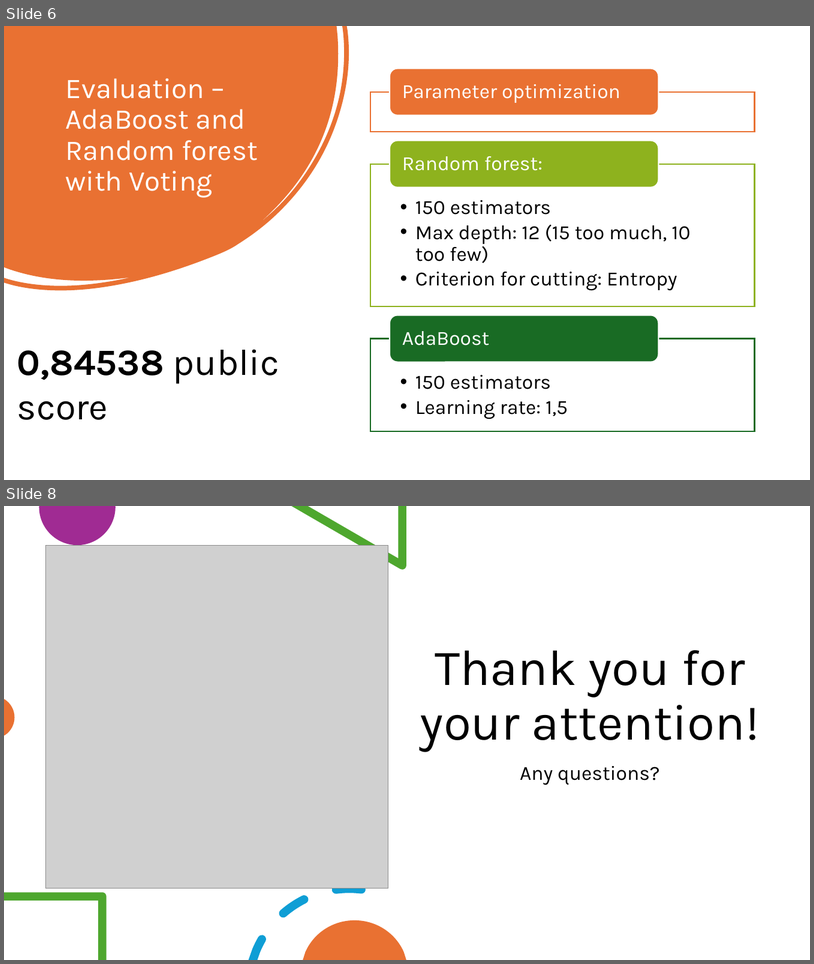
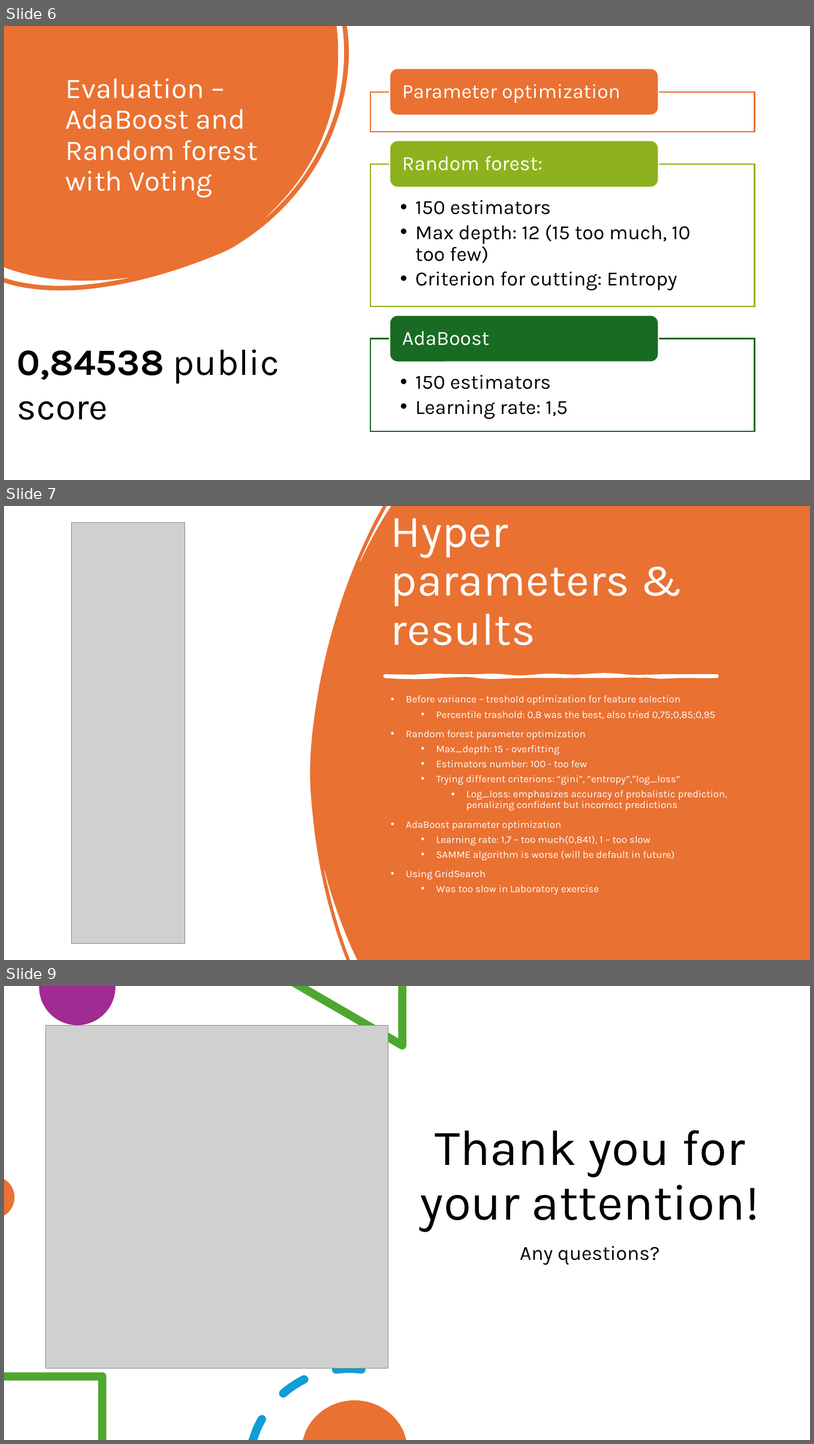
Before and after one commit to KissDanielMark/CustomerAnalytics_Competition, a slide deck: Presentation1.pptx. Shown one above the other, each under a label of ours: slides 6 and 8 before the commit, slides 6, 7 and 9 after it; the slides between them are not shown. The pictures are 814x964 and 814x1444 pixels, drawn with LibreOffice and Linux fonts; fonts in the diff are those of the drawing; grey boxes stand for pictures. Boxes give left, top, right and bottom in pixels: in the first picture for what was removed or moved away, otherwise in the second. Text is boxed around its words. In the diff, an @@ line names an element or a change of style, - is before the commit and + after.

```diff
--- a/Presentation1.pptx
+++ b/Presentation1.pptx
@@ slide 7 added at (4,506,810,960), background #FFFFFF @@
@@ picture added at (72,522,185,943) @@
@@ freeform shape added at (310,506,810,960), fill #E97132 @@
@@ title added at (391,518,630,645), 54 pt, text #FFFFFF @@
+Hyper parameters & results
@@ freeform shape added at (385,675,718,676), fill #FFFFFF, outline #FFFFFF 3 pt @@
@@ text added at (406,695,728,894), 12 pt, text #FFFFFF @@
+• Before variance – treshold optimization for feature selection
+  • Percentile trashold: 0,8 was the best, also tried 0,75;0,85;0,95
+• Random forest parameter optimization
+  • Max_depth: 15 - overfitting
+  • Estimators number: 100 - too few
+  • Trying different criterions: “gini”, “entropy”,”log_loss”
+    • Log_loss: emphasizes accuracy of probalistic prediction, penalizing confident but incorrect predictions
+• AdaBoost parameter optimization
+  • Learning rate: 1,7 – too much(0,841), 1 – too slow
+  • SAMME algorithm is worse (will be default in future)
+• Using GridSearch
+  • Was too slow in Laboratory exercise
@@ what was slide 8 is now slide 9 @@
```
Also in this commit, not shown: 2 other files.
